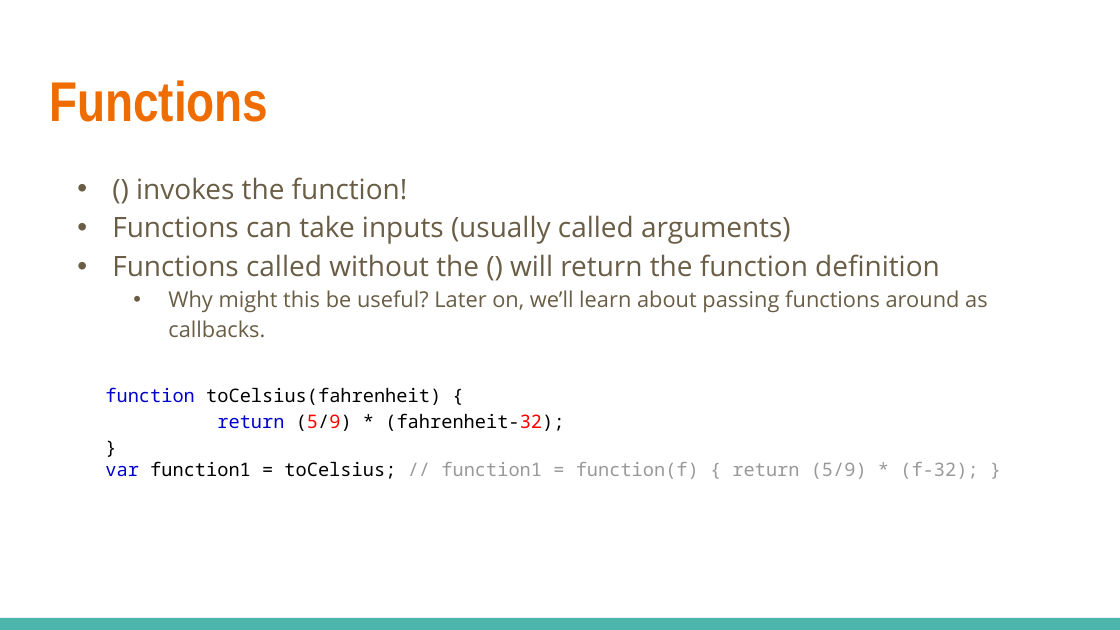
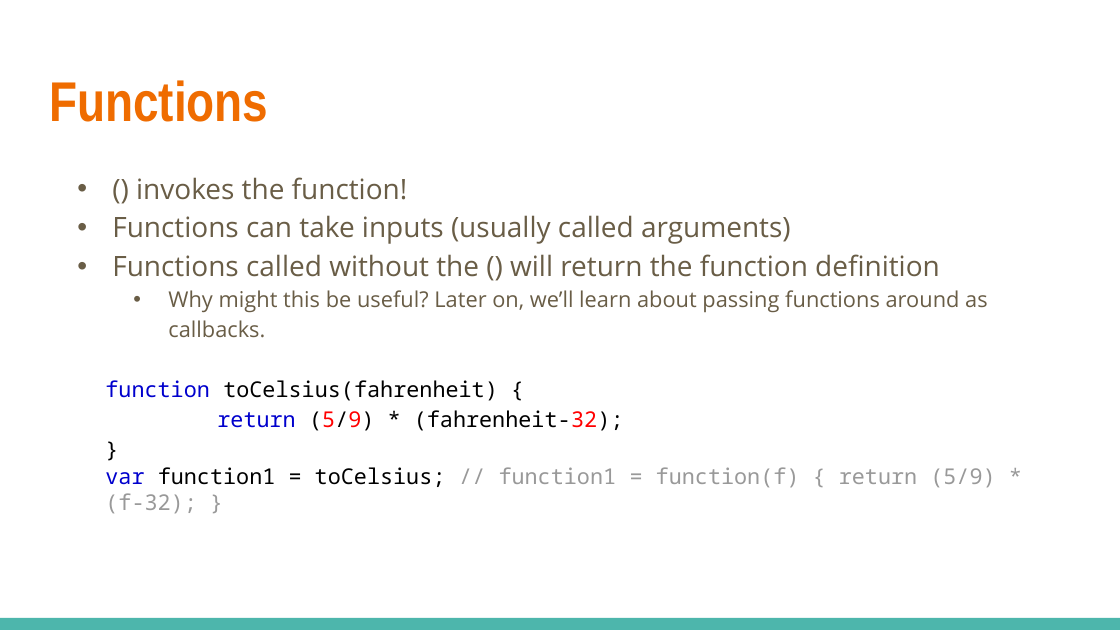
Before and after one commit to linkedin/high-school-trainee, a slide deck: slide 12 of Curriculum/Week_2/Lectures/2.1_JavaScript_Basics.pptx. Drawn at 1120x630 pixels with LibreOffice and Linux fonts; fonts in the diff are those of the drawing. Boxes give left, top, right and bottom in pixels: in the first picture for what was removed or moved away, otherwise in the second. Text is boxed around its words. In the diff, an @@ line names an element or a change of style, - is before the commit and + after.

```diff
--- a/Curriculum/Week_2/Lectures/2.1_JavaScript_Basics.pptx
+++ b/Curriculum/Week_2/Lectures/2.1_JavaScript_Basics.pptx
@@ text at bbox=[105, 380, 995, 514]: size 12 to 14 pt in "function toCelsius(fahrenheit) {", "return (5/9) * (fahrenheit-32);", "}", "var function1 = toCelsius; // function1 = ..." @@
```
Also in this commit, not shown: 14 other slides changed, 11 other files.
